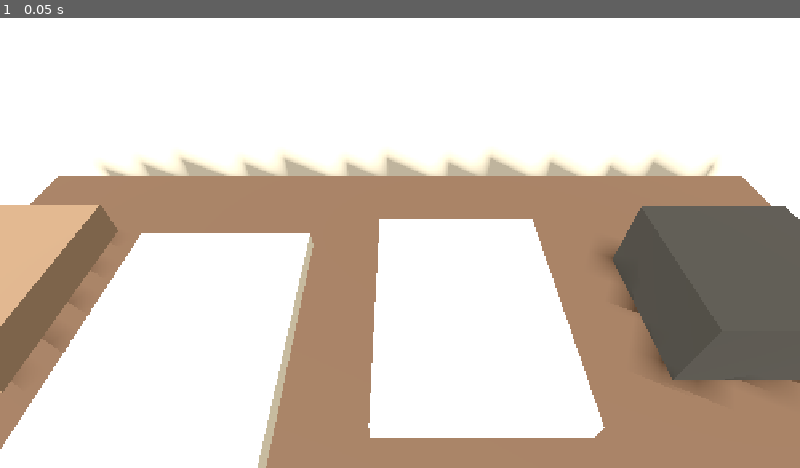
Above: before the commit, frame 1.
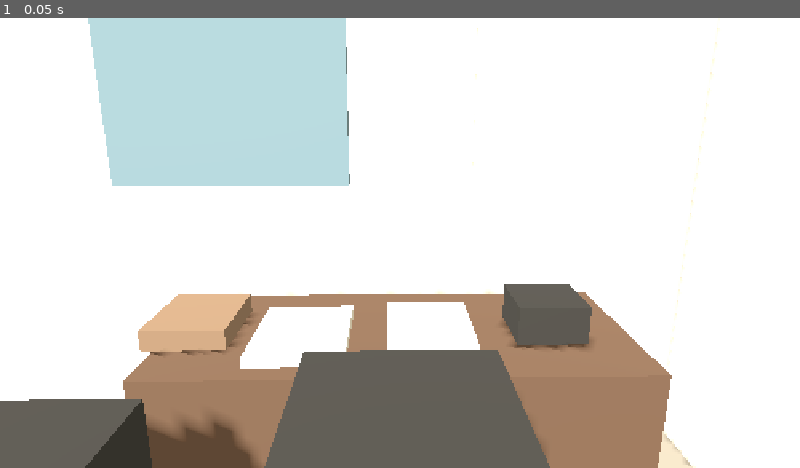
Above: after the commit, the same moment.

Repository: iracarranza/volley-world-manager
Game: Godot game, scene res://scenes/office/canonical_office_greybox.tscn
Same seed, same stepped clock (60 frames per second), same inputs: the game is played once before the commit and once after it. This scene is started directly instead of the project's main scene.
Inputs:
- Up to frame 1 (0.05 s): no input

The runs differ from the first frame. In frame 1, 62% of the frame differs, in the area x 0-100%, y 0-100%.

Commit message:
Recompose office main-menu and desk cameras

Diff:
--- a/scenes/office/canonical_office_greybox.gd
+++ b/scenes/office/canonical_office_greybox.gd
@@ -100,13 +100,15 @@
 
 func _build_cameras() -> void:
 	var cams := Node3D.new(); cams.name = "Cameras"; add_child(cams)
-	_camera(cams, "MainMenu", Vector3(0.0, 6.7, 3.9), Vector3(0.0, 0.35, -0.15), 42.0)
-	_camera(cams, "TransitionMid", Vector3(0.75, 3.75, 2.0), Vector3(0.75, 0.65, -1.0), 48.0)
-	# The Desk camera represents the manager's eye position after sitting down.
-	# It is forward of/above the chair rather than behind the chair back.
-	var desk := _camera(cams, "Desk", Vector3(1.05, 1.34, -1.03), Vector3(1.05, 0.79, -1.58), 58.0)
+	# C0 pass 2: preserve the current title screen's asymmetric composition.
+	# The bed remains readable on the left, while the work zone owns the right.
+	_camera(cams, "MainMenu", Vector3(0.95, 5.75, 3.15), Vector3(0.45, 0.40, -0.55), 34.0)
+	_camera(cams, "TransitionMid", Vector3(0.98, 3.55, 1.95), Vector3(0.88, 0.72, -1.02), 45.0)
+	# Desk view is in front of the chair and pulled back/up enough to retain
+	# the calendar and history wall as part of the ordinary workspace.
+	var desk := _camera(cams, "Desk", Vector3(1.02, 1.56, 0.28), Vector3(1.06, 1.05, -1.62), 47.0)
 	desk.current = true
-	_camera(cams, "Calendar", Vector3(1.30, 1.55, -0.58), Vector3(1.62, 1.62, -1.94), 48.0)
-	_camera(cams, "Door", Vector3(0.55, 1.55, -0.25), Vector3(2.35, 1.0, 1.05), 52.0)
-	_camera(cams, "Interview", Vector3(1.55, 1.48, 0.42), Vector3(0.25, 1.0, -0.42), 48.0)
-	_camera(cams, "OfficeWide", Vector3(0.0, 4.6, 4.7), Vector3(0.0, 0.55, -0.15), 50.0)
+	_camera(cams, "Calendar", Vector3(1.18, 1.62, -0.10), Vector3(1.62, 1.62, -1.94), 42.0)
+	_camera(cams, "Door", Vector3(0.72, 1.56, -0.05), Vector3(2.35, 1.0, 1.05), 50.0)
+	_camera(cams, "Interview", Vector3(1.58, 1.48, 0.36), Vector3(0.25, 1.0, -0.42), 46.0)
+	_camera(cams, "OfficeWide", Vector3(0.18, 4.25, 4.45), Vector3(0.20, 0.60, -0.20), 47.0)
